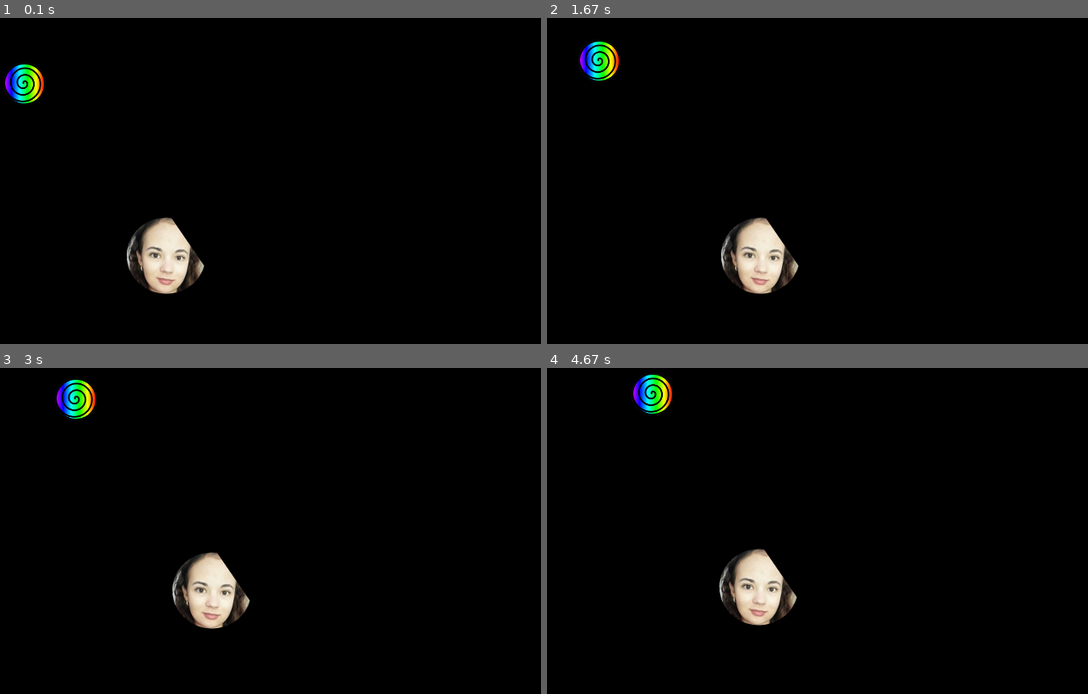
Above: before the commit, frames 1-4 (two rows, left to right).
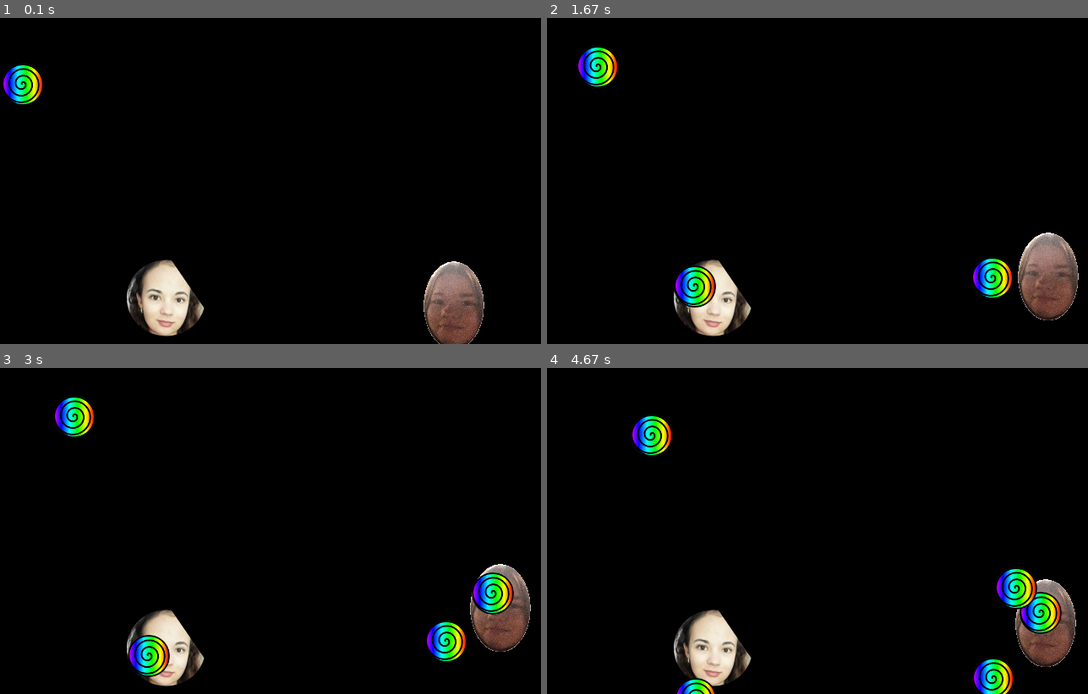
Above: after the commit, the same moments.

Repository: kaletap/Worms-Python-Game
Game: pygame game, started from worm.py
Two runs of this game, one before a commit and one after it. Both use one fixed random seed, a clock stepped at 60 frames per second and the inputs below.
Inputs:
- Up to frame 1 (0.1 s): no input
- Up to frame 2 (1.67 s): tap Keypad Enter at 0.33, 0.82 s; hold Tab 0.67-1.13 s; hold Right 0.67-1.13 s; tap Space at 0.73, 1.03, 1.23, 1.53 s; hold Right 1.17-1.63 s
- Up to frame 3 (3 s): hold Up 1.67-1.97 s; tap Space at 1.73, 2.07, 2.37, 2.57, 2.87 s; hold Right 2-2.47 s; tap Keypad Enter at 2.15 s; hold Left from 2.5 s (still down)
- Up to frame 4 (4.67 s): release Left at 3.03 s; hold Down 3.07-3.37 s; tap Space at 3.13, 3.47, 3.77, 3.9, 4.3, 4.6 s; hold Left 3.4-3.8 s; tap Keypad Enter at 3.55 s; hold Up 3.83-4.2 s; hold Right from 4.23 s (still down)

The runs differ from the first frame. In frame 1, 6.7% of the frame differs, in the area x 0-90%, y 14-100%; in frame 2, 8.1%; in frame 3, 8.1%; in frame 4, 9.0%, in the area x 15-98%, y 2-100%.

Commit message:
Minor changes

Diff:
--- /dev/null
+++ b/tutorial/bullets.py
@@ -0,0 +1,176 @@
+"""
+ Show how to fire bullets.
+
+ Sample Python/Pygame Programs
+ Simpson College Computer Science
+ http://programarcadegames.com/
+ http://simpson.edu/computer-science/
+
+ Explanation video: http://youtu.be/PpdJjaiLX6A
+"""
+import pygame
+import random
+
+# Define some colors
+BLACK = (0, 0, 0)
+WHITE = (255, 255, 255)
+RED = (255, 0, 0)
+BLUE = (0, 0, 255)
+
+# --- Classes
+
+
+class Block(pygame.sprite.Sprite):
+    """ This class represents the block. """
+    def __init__(self, color):
+        # Call the parent class (Sprite) constructor
+        super().__init__()
+
+        self.image = pygame.Surface([20, 15])
+        self.image.fill(color)
+
+        self.rect = self.image.get_rect()
+
+
+class Player(pygame.sprite.Sprite):
+    """ This class represents the Player. """
+
+    def __init__(self):
+        """ Set up the player on creation. """
+        # Call the parent class (Sprite) constructor
+        super().__init__()
+
+        self.image = pygame.Surface([20, 20])
+        self.image.fill(RED)
+
+        self.rect = self.image.get_rect()
+
+    def update(self):
+        """ Update the player's position. """
+        # Get the current mouse position. This returns the position
+        # as a list of two numbers.
+        pos = pygame.mouse.get_pos()
+
+        # Set the player x position to the mouse x position
+        self.rect.x = pos[0]
+
+
+class Bullet(pygame.sprite.Sprite):
+    """ This class represents the bullet . """
+    def __init__(self):
+        # Call the parent class (Sprite) constructor
+        super().__init__()
+
+        self.image = pygame.Surface([4, 10])
+        self.image.fill(BLACK)
+
+        self.rect = self.image.get_rect()
+
+    def update(self):
+        """ Move the bullet. """
+        self.rect.y -= 3
+
+
+# --- Create the window
+
+# Initialize Pygame
+pygame.init()
+
+# Set the height and width of the screen
+screen_width = 700
+screen_height = 400
+screen = pygame.display.set_mode([screen_width, screen_height])
+
+# --- Sprite lists
+
+# This is a list of every sprite. All blocks and the player block as well.
+all_sprites_list = pygame.sprite.Group()
+
+# List of each block in the game
+block_list = pygame.sprite.Group()
+
+# List of each bullet
+bullet_list = pygame.sprite.Group()
+
+# --- Create the sprites
+
+for i in range(50):
+    # This represents a block
+    block = Block(BLUE)
+
+    # Set a random location for the block
+    block.rect.x = random.randrange(screen_width)
+    block.rect.y = random.randrange(350)
+
+    # Add the block to the list of objects
+    block_list.add(block)
+    all_sprites_list.add(block)
+
+# Create a red player block
+player = Player()
+all_sprites_list.add(player)
+
+# Loop until the user clicks the close button.
+done = False
+
+# Used to manage how fast the screen updates
+clock = pygame.time.Clock()
+
+score = 0
+player.rect.y = 370
+
+# -------- Main Program Loop -----------
+while not done:
+    # --- Event Processing
+    for event in pygame.event.get():
+        if event.type == pygame.QUIT:
+            done = True
+
+        elif event.type == pygame.MOUSEBUTTONDOWN:
+            # Fire a bullet if the user clicks the mouse button
+            bullet = Bullet()
+            # Set the bullet so it is where the player is
+            bullet.rect.x = player.rect.x
+            bullet.rect.y = player.rect.y
+            # Add the bullet to the lists
+            all_sprites_list.add(bullet)
+            bullet_list.add(bullet)
+
+    # --- Game logic
+
+    # Call the update() method on all the sprites
+    all_sprites_list.update()
+
+    # Calculate mechanics for each bullet
+    for bullet in bullet_list:
+
+        # See if it hit a block
+        block_hit_list = pygame.sprite.spritecollide(bullet, block_list, True)
+
+        # For each block hit, remove the bullet and add to the score
+        for block in block_hit_list:
+            bullet_list.remove(bullet)
+            all_sprites_list.remove(bullet)
+            score += 1
+            print(score)
+
+        # Remove the bullet if it flies up off the screen
+        if bullet.rect.y < -10:
+            bullet_list.remove(bullet)
+            all_sprites_list.remove(bullet)
+
+    # --- Draw a frame
+
+    # Clear the screen
+    screen.fill(WHITE)
+
+    # Draw all the spites
+    all_sprites_list.draw(screen)
+
+    # Go ahead and update the screen with what we've drawn.
+    pygame.display.flip()
+
+    # --- Limit to 20 frames per second
+    clock.tick(60)
+
+pygame.quit()
--- a/worm.py
+++ b/worm.py
@@ -4,7 +4,11 @@
 
 SCREEN_WIDTH, SCREEN_HEIGHT = (640, 480)
 TIME_UNIT = 0.05
-GRAV = 0.5
+SHOOTING_CHANGE_UNIT = 0.05
+GRAV = 1
+GRAV_WORM = 2
+JUMP_POWER = 15
+WORM_SPEED = 1
 
 BULLET_PATH = "RainbowBall.png"
 WORM_PATH = "madzia_small.png"
@@ -14,10 +18,14 @@
 BLACK = (0, 0, 0)
 
 class Worm(pygame.sprite.Sprite):
-    def __init__(self, x=0, y=0, image_name=WORM_PATH):
+    """Basic object in a game which can move left and right,
+    jump and shoot"""
+
+    def __init__(self, x=0, y=0, image_path=WORM_PATH, name="rick"):
         super().__init__()
 
-        self.image = pygame.image.load(image_name)
+        self.name = name
+        self.image = pygame.image.load(image_path)
         self.rect = self.image.get_rect()
         self.rect.x = x
         self.rect.y = y
@@ -28,47 +36,100 @@
         self.change_x = 0
         self.change_y = 0
 
+        self.direction = "right"
+        self.jumping = False
+        self.shooting = False
+
+    def shoot(self):
+        # Creating bullet object
+        bullet = Bullet(self.rect.x, self.rect.y,
+                        direction=self.direction,
+                        v=self.shooting_power,
+                        alpha=PI/4,
+                        shooted_by = self.name)
+        global bullet_list
+        bullet_list.add(bullet)
+
     def move(self, event):
-        # Check where to move
+        # Check where to move and if user is shooting
         if event.type == pygame.KEYDOWN:
             if event.key == pygame.K_LEFT:
-                self.change_x = -1
+                self.change_x = -WORM_SPEED
+                self.direction = "left"
             elif event.key == pygame.K_RIGHT:
-                self.change_x = 1
+                self.change_x = WORM_SPEED
+                self.direction = "right"
             elif event.key == pygame.K_UP:
-                self.change_y = -1
+                self.change_y = -WORM_SPEED
             elif event.key == pygame.K_DOWN:
-                self.change_y = 1
+                self.change_y = WORM_SPEED
+            elif event.key == pygame.K_SPACE:
+                # You cannot jump if you already are jumping
+                if self.jumping is False:
+                    self.jumping = True
+                    self.y_0 = self.rect.y
+                    self.t = 0
+            elif event.key == pygame.K_KP_ENTER or event.key == pygame.K_RETURN:
+                self.shooting = True
+                self.shooting_power = 0
 
         if event.type == pygame.KEYUP:
             if event.key == pygame.K_LEFT:
-                self.change_x = self.change_x + 1 if self.change_x < 1 else 1
+                self.change_x = self.change_x + WORM_SPEED if self.change_x < WORM_SPEED else WORM_SPEED
             elif event.key == pygame.K_RIGHT:
-                self.change_x = self.change_x - 1 if self.change_x > -1 else -1
+                self.change_x = self.change_x - WORM_SPEED if self.change_x > -WORM_SPEED else -WORM_SPEED
             elif event.key == pygame.K_UP:
-                self.change_y = self.change_y + 1 if self.change_y < 1 else 1
+                self.change_y = self.change_y + WORM_SPEED if self.change_y < WORM_SPEED else WORM_SPEED
             elif event.key == pygame.K_DOWN:
-                self.change_y = self.change_y - 1 if self.change_y > -1 else -1
+                self.change_y = self.change_y - WORM_SPEED if self.change_y > -WORM_SPEED else -WORM_SPEED
+            elif event.key == pygame.K_KP_ENTER:
+                self.shooting = False
+                self.shoot()
 
     def update(self):
-         # Update position after moving
-        self.rect = self.rect.move(self.change_x, self.change_y)
+         # Update position after jumping
+        if self.jumping:
+            self.t += TIME_UNIT
+            y_new = self.y_0 - JUMP_POWER * self.t + GRAV_WORM * self.t**2 / 2
+            if y_new >= SCREEN_HEIGHT - 100:
+                self.jumping = False
+                self.t = 0
+            else:
+                self.rect.y = y_new
+
+        # Update movement in x_direction
+        self.rect = self.rect.move(self.change_x, 0)
+
+        # Shooting power:
+        if self.shooting:
+            self.shooting_power += SHOOTING_CHANGE_UNIT
+
 
 class Bullet(pygame.sprite.Sprite):
-    def __init__(self, x, y, v, alpha, image_path=BULLET_PATH):
+    """Class implementing Bullet object"""
+    def __init__(self, x, y, direction="right", v=1, alpha=PI/4, image_path=BULLET_PATH, shooted_by=None):
+        super().__init__()
         self.image = pygame.image.load(image_path)
         self.rect = self.image.get_rect()
+
         # x and y determine where bullet started
         self.x = x
         self.y = y
         self.rect.x = x
         self.rect.y = y
 
+        # name of a worm which shooted
+        self.shooted_by = shooted_by
+
         # v: speed, assuming constant - no wind resistance
         self.v = v
+
         # alpha: angle in radians
         self.alpha = alpha
 
+        # direction: "left" or "right"
+        self.direction = direction
+
         self.v_x = v * cos(alpha)
         self.v_y = v * sin(alpha)
 
@@ -76,19 +137,44 @@
         self.t = 0
 
     def update(self):
+        # Updating time
         self.t += TIME_UNIT
-        self.rect.x = self.x + self.v_x * self.t
+
+        # Updating change in x direction
+        if self.direction == "right":
+            self.rect.x = self.x + self.v_x * self.t
+        else: # self.direction == "left"
+            self.rect.x = self.x - self.v_x * self.t
+
+        # Updating change in y direction
         self.rect.y = self.y - self.v_y * self.t + GRAV * self.t**2 / 2
 
+        # Deleting bullet if out of screen
+        if self.rect.y >= SCREEN_HEIGHT:
+            self.kill()
+
+
+def collided(worm: Worm, bullet: Bullet) -> bool:
+    """ Check whether worm and bullet collide.
+    Returns False when bullet was shooted by worm
+    (we doesn't let worm shoot himself)"""
+    if worm.name == bullet.shooted_by:
+        return False
+    else:
+        return pygame.sprite.collide_rect(worm, bullet)
+
 
 screen = pygame.display.set_mode([SCREEN_WIDTH, SCREEN_HEIGHT])
-
-worm = Worm(150, SCREEN_HEIGHT - 150, "madzia_small.png")
-worm2 = Worm(SCREEN_WIDTH - 150, SCREEN_HEIGHT - 150, "ania_small.png")
-worms_list = pygame.sprite.Group()
-worms_list.add([worm, worm2])
-
-bullet = Bullet(0, 150, 10, PI/4)
+clock = pygame.time.Clock()
+
+worm = Worm(150, SCREEN_HEIGHT - 100, "madzia_small.png", name="artur")
+worm2 = Worm(SCREEN_WIDTH - 150, SCREEN_HEIGHT - 100, "ania_small.png", name="dent")
+worm_list = pygame.sprite.Group()
+worm_list.add([worm, worm2])
+
+bullet_list = pygame.sprite.Group()
+bullet = Bullet(0, 150, direction="right", v=10, alpha=PI/4)
+bullet_list.add(bullet)
 
 mode = PLAYER_1
 while True:
@@ -96,8 +182,9 @@
         if event.type == pygame.QUIT:
             sys.exit()
         # TAB to change players
-        if event.type == pygame.KEYDOWN and pygame.key == pygame.K_TAB:
-            mode = PLAYER_2 if mode == PLAYER_1 else PLAYER_2
+        if event.type == pygame.KEYDOWN and event.key == pygame.K_TAB:
+            print("Changing players")
+            mode = PLAYER_2 if mode == PLAYER_1 else PLAYER_1
 
         if mode == PLAYER_1:
             worm.move(event)
@@ -105,13 +192,13 @@
         elif mode == PLAYER_2:
             worm2.move(event)
 
-
-    bullet.update()
-    worm.update()
+    pygame.sprite.groupcollide(worm_list, bullet_list, dokilla=True, dokillb=True, collided=collided)
+    bullet_list.update()
+    worm_list.update()
 
     screen.fill(BLACK)
-    screen.blit(worm.image, worm.rect)
-    screen.blit(bullet.image, bullet.rect)
-    #worms_list.draw(screen)
-
+    worm_list.draw(screen)
+    bullet_list.draw(screen)
+
+    clock.tick()
     pygame.display.flip()
